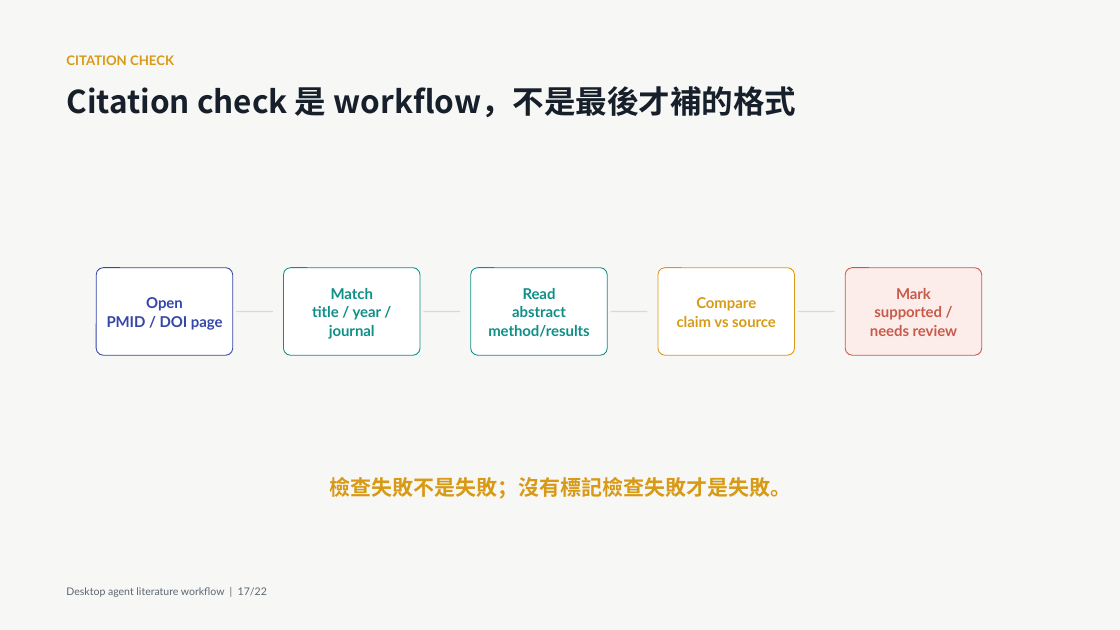
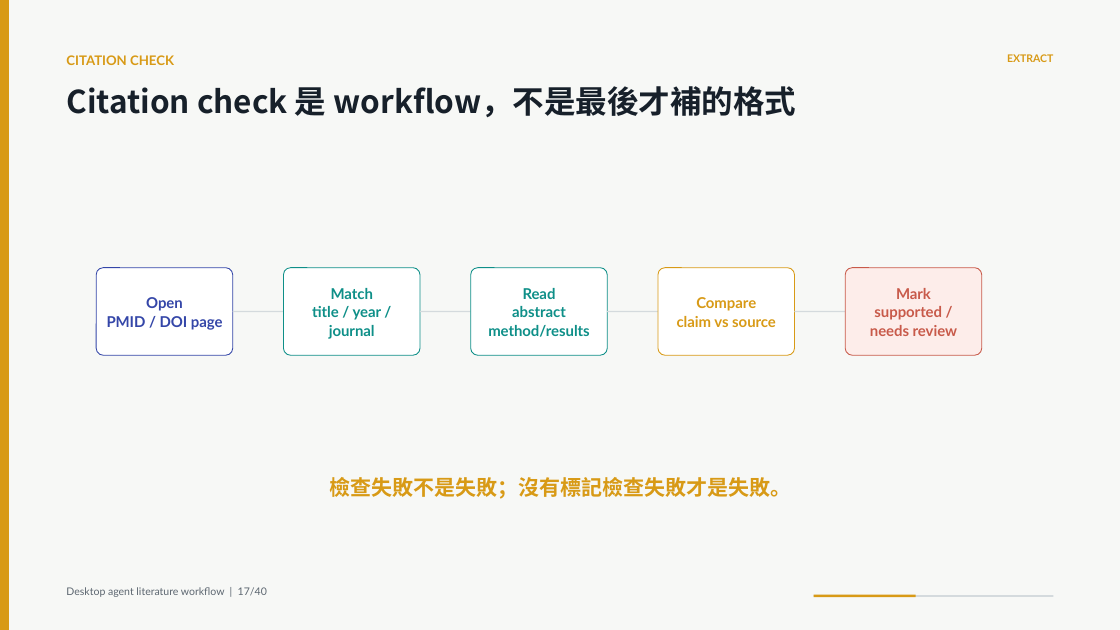
Before and after one commit to godkin1211/LLM_applications_on_BioMedicalData, a slide deck: slide 17 of slides/lesson-04-desktop-agent-literature-evidence-workflow-animated.pptx. Drawn at 1120x630 pixels with LibreOffice and Linux fonts; fonts in the diff are those of the drawing. Boxes give left, top, right and bottom in pixels: in the first picture for what was removed or moved away, otherwise in the second. Text is boxed around its words. In the diff, an @@ line names an element or a change of style, - is before the commit and + after.

```diff
--- a/slides/lesson-04-desktop-agent-literature-evidence-workflow-animated.pptx
+++ b/slides/lesson-04-desktop-agent-literature-evidence-workflow-animated.pptx
@@ rectangle added at (x1=0, y1=0, x2=8, y2=630), fill #D89A16, outline #D89A16 0 pt @@
@@ text added at (x1=1007, y1=54, x2=1053, y2=62), 9 pt, text #D89A16, bold @@
+EXTRACT
@@ line moved from (236, 312) - (273, 312) to (233, 312) - (284, 312) @@
@@ line moved from (423, 312) - (460, 312) to (420, 312) - (471, 312) @@
@@ line moved from (611, 312) - (648, 312) to (607, 312) - (658, 312) @@
@@ line moved from (798, 312) - (835, 312) to (795, 312) - (845, 312) @@
@@ text at (x1=66, y1=587, x2=267, y2=597): text changed @@
-Desktop agent literature workflow | 17/22
+Desktop agent literature workflow | 17/40
@@ line added from (814, 596) to (1054, 596), #D4DADD 1.5 pt @@
@@ line added from (814, 596) to (916, 596), #D89A16 2.25 pt @@
```
Also in this commit, not shown: 21 other slides changed, 18 slides added, 8 other files.
